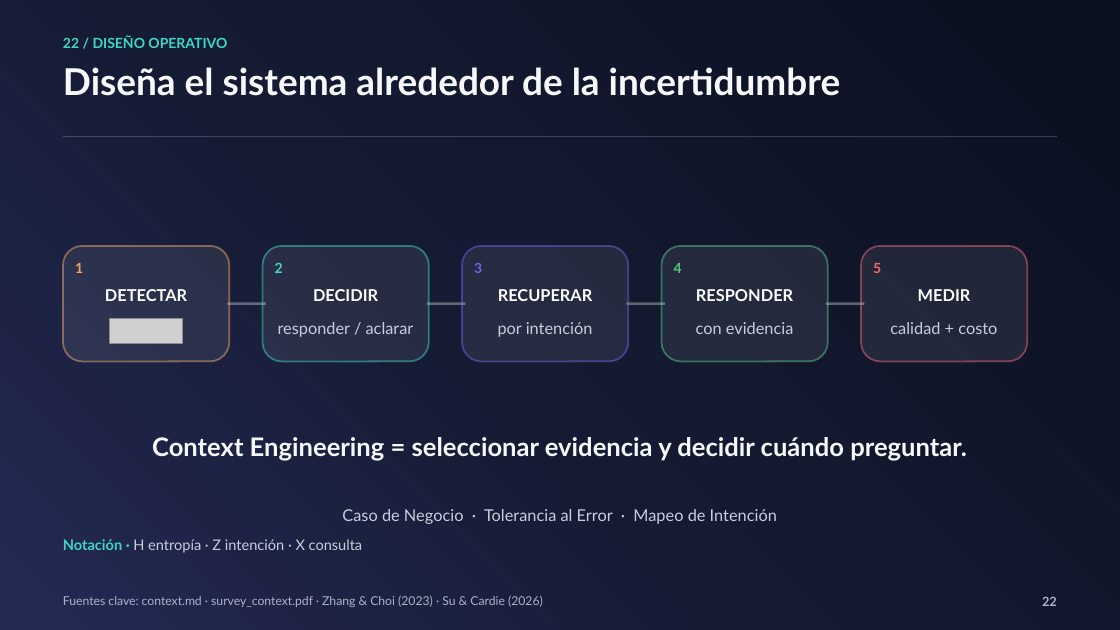
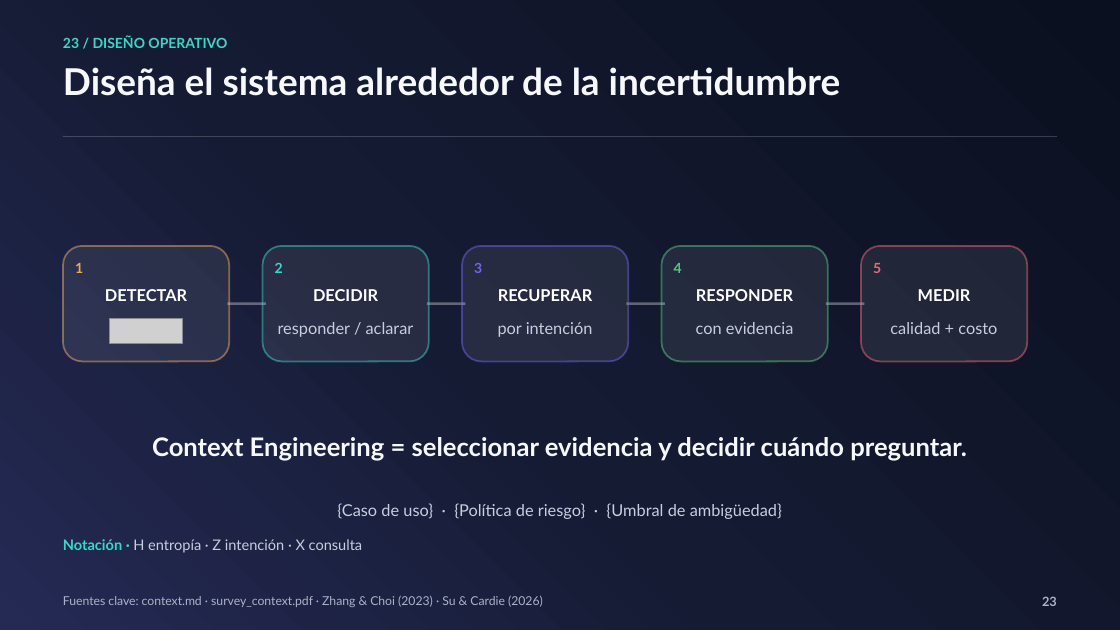
Before and after one commit to kevingomezbcp/Context-engineering, a slide deck: slide 23 of presentation/Context_Engineering_y_Ambiguedad_final_matematica.pptx (slide 22 before the commit). Drawn at 1120x630 pixels with LibreOffice and Linux fonts; fonts in the diff are those of the drawing; grey boxes stand for pictures. Boxes give left, top, right and bottom in pixels: in the first picture for what was removed or moved away, otherwise in the second. Text is boxed around its words. In the diff, an @@ line names an element or a change of style, - is before the commit and + after.

```diff
--- a/presentation/Context_Engineering_y_Ambiguedad_final_matematica.pptx
+++ b/presentation/Context_Engineering_y_Ambiguedad_final_matematica.pptx
@@ text at <box>63,36,227,48</box>: text changed @@
-22 / DISEÑO OPERATIVO
+23 / DISEÑO OPERATIVO
@@ text "{Caso de uso} · {Política ..." at <box>337,503,782,519</box>: vertical alignment middle to top @@
@@ text at <box>337,503,782,519</box>: text changed @@
-Caso de Negocio · Tolerancia al Error · Mapeo de Intención
+{Caso de uso} · {Política de riesgo} · {Umbral de ambigüedad}
```
Also in this commit, not shown: 12 other slides changed, 1 slide added, 7 other files.
